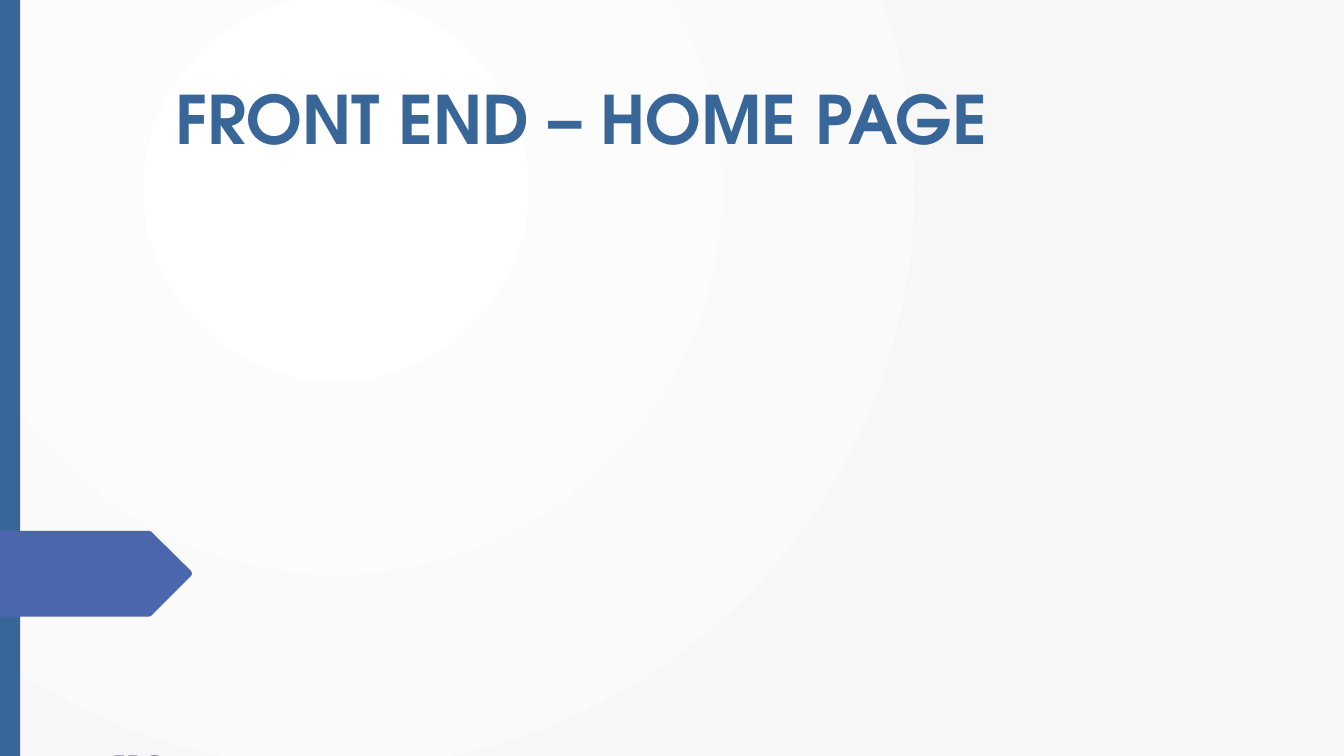
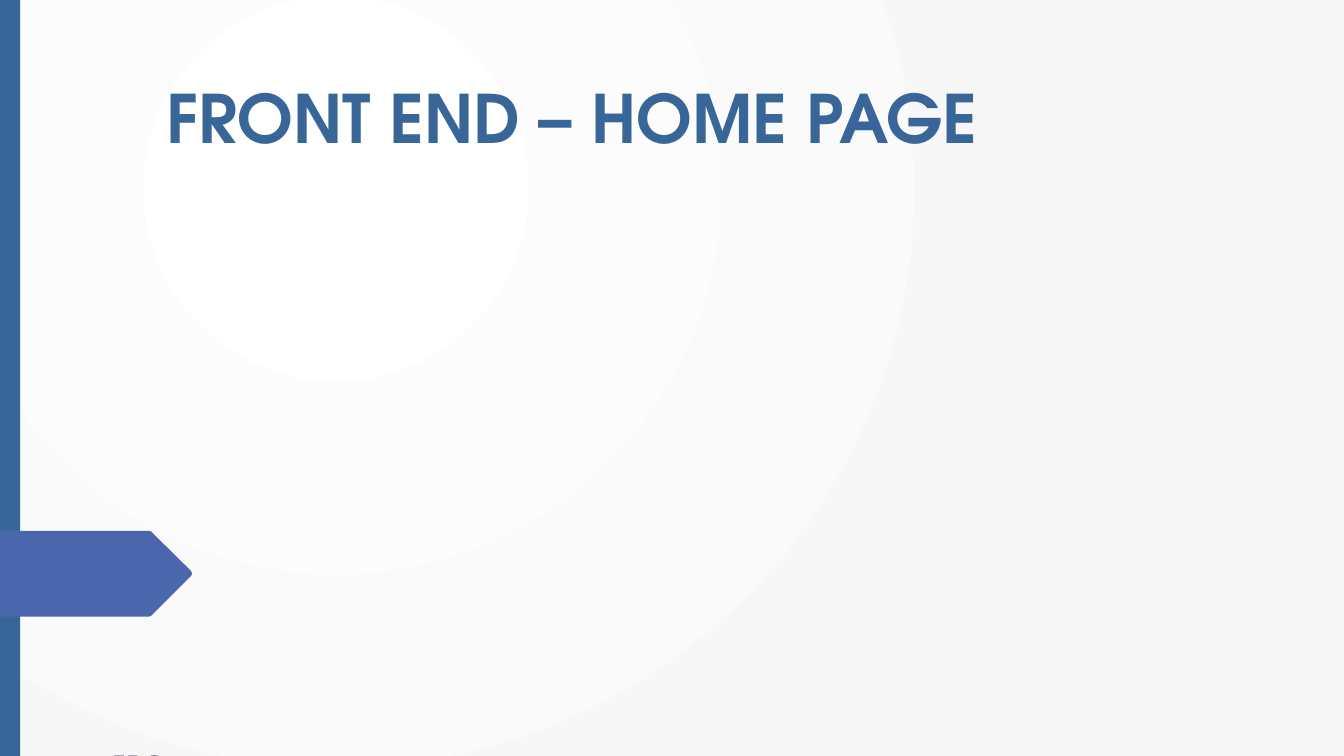
Before and after one commit to edo98811/IoT_project, a slide deck: slide 7 of Documenti/progetto_finale_last.pptx. Drawn at 1344x756 pixels with LibreOffice and Linux fonts; fonts in the diff are those of the drawing; background and template pictures are left out. Boxes give left, top, right and bottom in pixels: in the first picture for what was removed or moved away, otherwise in the second. Text is boxed around its words. In the diff, an @@ line names an element or a change of style, - is before the commit and + after.

```diff
--- a/Documenti/progetto_finale_last.pptx
+++ b/Documenti/progetto_finale_last.pptx
@@ title "FRONT END – HOME PAGE": place and size @@
-title "FRONT END – HOME PAGE" at (175, 93, 986, 145)
+title "FRONT END – HOME PAGE" at (166, 92, 977, 144)
```
Also in this commit, not shown: 15 other slides changed, 7 slides added, 6 slides removed.
